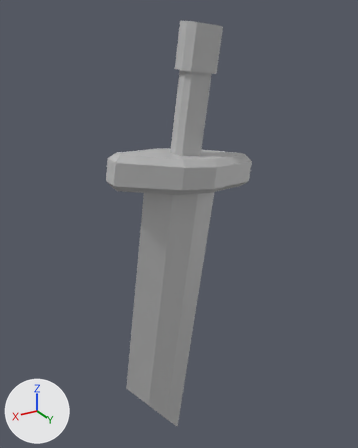
The FBX model FishPunch Project/TrickyTracks/Assets/TrickyTracks/Meshes/Environment/Swords/Sword_006_Enviroment_001_Broken.fbx: old version first, new version second.
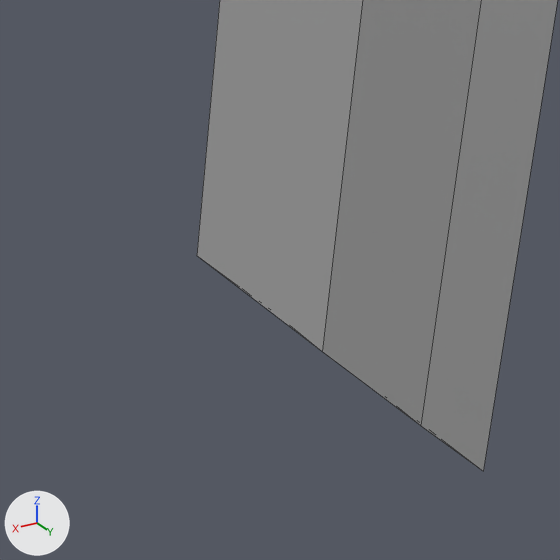
Each version is shown whole from a 50 mm lens placed at (-0.337, 1.715, 4.985), pointed at (-1.403, -0.062, 4.097), then close up on the part from 25% to 53% of the width and 77% to 99% of the height. The axes (+X, +Y, +Z) are drawn at lower left. The lights are the same throughout. The close-ups show mesh edges as thin lines. Where no turn or scale is listed for an object, it has been applied to the vertices.

In view in the first close-up: 'Sword_006_Enviroment_001_Broken'.
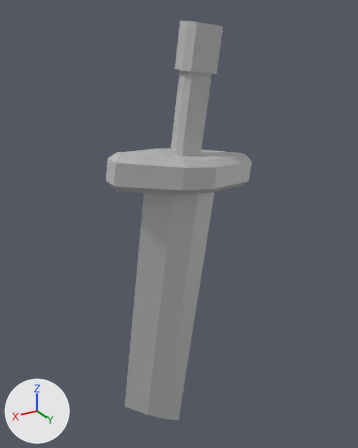
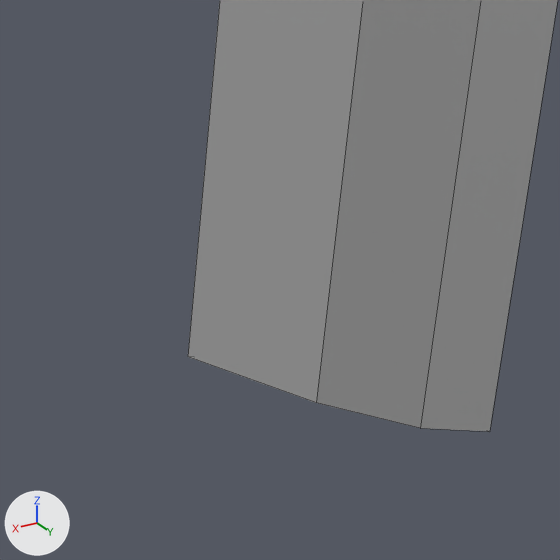
The newer file is also rescaled (x0.5), turned or shifted as a whole; pictures and numbers use the older file's frame.

Pixel boxes (x1, y1, x2, y2) of what changed, in the close-ups (560 x 560 px):
'Sword_006_Enviroment_001_Broken', reshaped
    before: (197, 0, 558, 471)
    after: (188, 0, 558, 432)

What changed in the scene script:
```text
Change me_mesh:
    where me_mesh.from_pydata(...)  # 86 vertices, 78 faces; spans x -0.34..0.34, y -0.13..0.13, z -1.0..1.0
    used by ob_sword_006_enviroment_001_broken; location = (-1.388, 0.0, 3.956)
    verts and faces of me_mesh; kept vertices keep their numbers, new ones are numbered from 86
    before: 80 (0.12, -0.04, -0.88), 81 (0.22, -0.04, -0.75), 82 (0.12, 0.04, -0.86) at pixel (420, 425), 83 (0.22, 0.04, -0.73) at pixel (322, 351), 84 (0.31, 0.0, -0.61) at pixel (196, 255)
    before: 85 (0.03, 0.0, -1.0) at pixel (483, 471)
    me_mesh part 1
    add delete_faces([(80, 82, 83, 81), (80, 85, 82), (81, 83, 84)])
    add verts[81] = (0.23, -0.04, -0.8)  # moved
    add verts[83] = (0.22, 0.04, -0.78)  # moved, pixel (316, 402)
    add verts[84] = (0.33, 0.0, -0.71)  # moved, pixel (187, 356)
    add verts[85] = (0.02, 0.0, -0.95)  # moved, pixel (489, 431)
```
